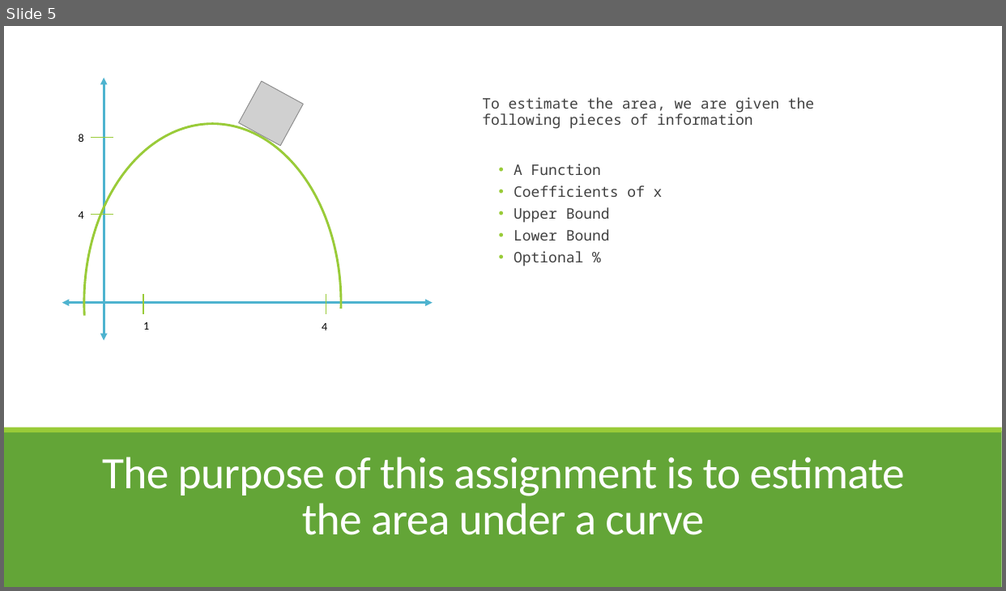
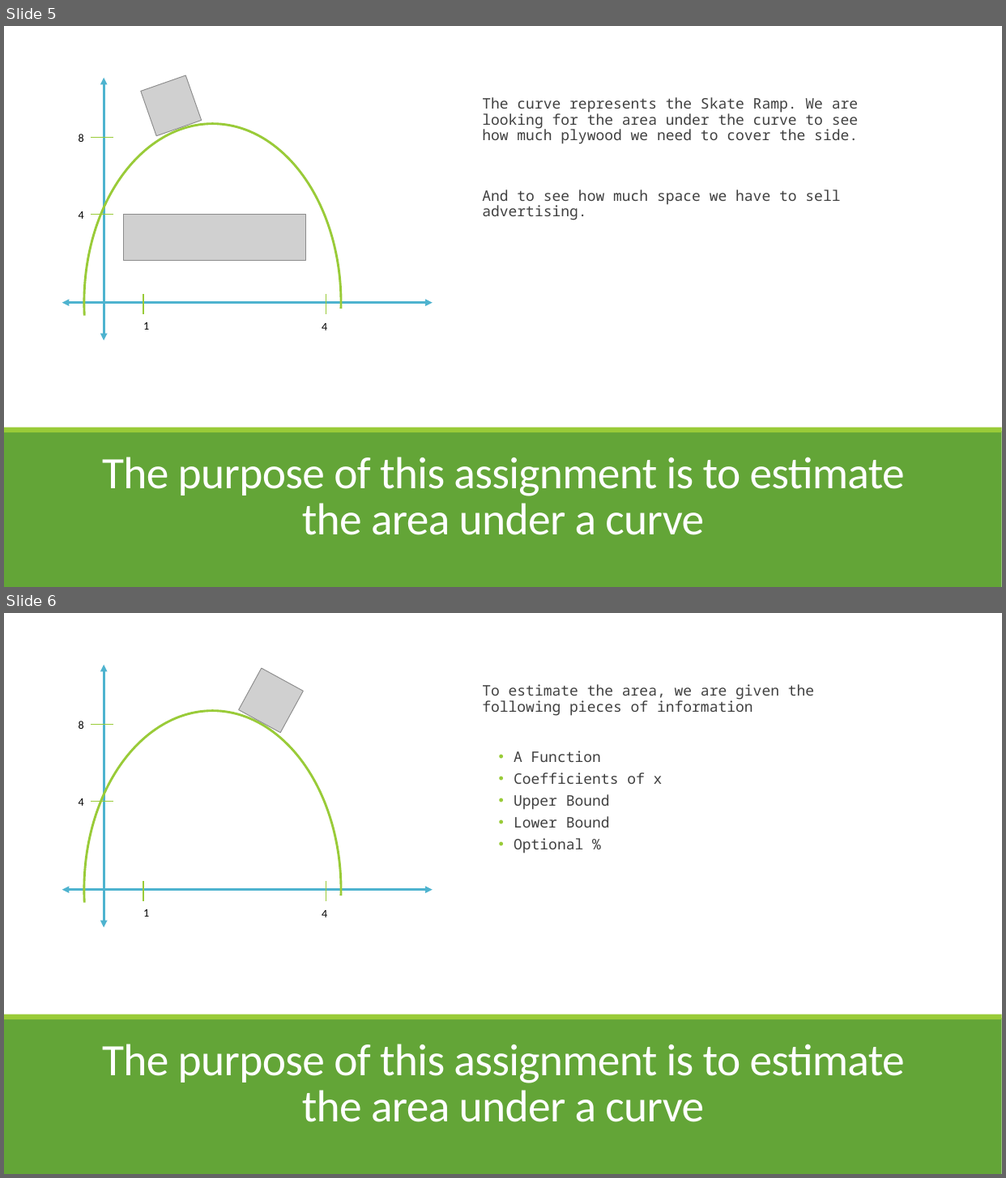
Before and after one commit to aavolo/cmsi186, a slide deck: spring20/assignment05/assignment05 - Part 1.pptx. Shown one above the other, each under a label of ours: slide 5 before the commit, slides 5 and 6 after it. The pictures are 1006x591 and 1006x1178 pixels, drawn with LibreOffice and Linux fonts; fonts in the diff are those of the drawing; grey boxes stand for pictures. Boxes give left, top, right and bottom in pixels: in the first picture for what was removed or moved away, otherwise in the second. Text is boxed around its words. In the diff, an @@ line names an element or a change of style, - is before the commit and + after.

```diff
--- a/spring20/assignment05/assignment05 - Part 1.pptx
+++ b/spring20/assignment05/assignment05 - Part 1.pptx
@@ slide 5 added at bbox=[4, 26, 1002, 587], background #FFFFFF; not listed: 2 template elements that a slide beside it also shows @@
@@ rectangle added at bbox=[4, 26, 1002, 587], fill #FFFFFF @@
@@ double arrow added from (104, 78) to (104, 340), #4EB3CF 2.25 pt @@
@@ picture added at bbox=[140, 75, 202, 137] @@
@@ text added at bbox=[482, 97, 858, 220], 14 pt, text #404040 @@
+The curve represents the Skate Ramp. We are looking for the area under the curve to see how much plywood we need to cover the side.
+And to see how much space we have to sell advertising.
@@ text added at bbox=[79, 134, 84, 142], 11 pt, text #000000 @@
+8
@@ arc (boxed as its full ellipse) added at bbox=[84, 124, 341, 482], outline #99CB38 2.25 pt @@
@@ line added from (91, 138) to (113, 138), #99CB38 1 pt @@
@@ text added at bbox=[79, 211, 84, 219], 11 pt, text #000000 @@
+4
@@ line added from (91, 215) to (113, 215), #99CB38 1 pt @@
@@ picture added at bbox=[124, 214, 305, 260] @@
@@ double arrow added from (432, 303) to (62, 303), #4EB3CF 2.25 pt @@
@@ line added from (143, 314) to (143, 294), #99CB38 1 pt @@
@@ line added from (326, 314) to (326, 294), #99CB38 1 pt @@
@@ text added at bbox=[143, 322, 149, 330], 11 pt, text #000000 @@
+1
@@ text added at bbox=[322, 323, 327, 331], 11 pt, text #000000 @@
+4
@@ rectangle added at bbox=[4, 432, 1002, 587], fill #63A537 @@
@@ rectangle added at bbox=[4, 428, 1002, 433], fill #99CB38 @@
@@ title added at bbox=[102, 457, 905, 535], 43.2 pt, text #FFFFFF @@
+The purpose of this assignment is to estimate the area under a curve
@@ what was slide 5 is now slide 6 @@
```
Also in this commit, not shown: 3 slides changed.
